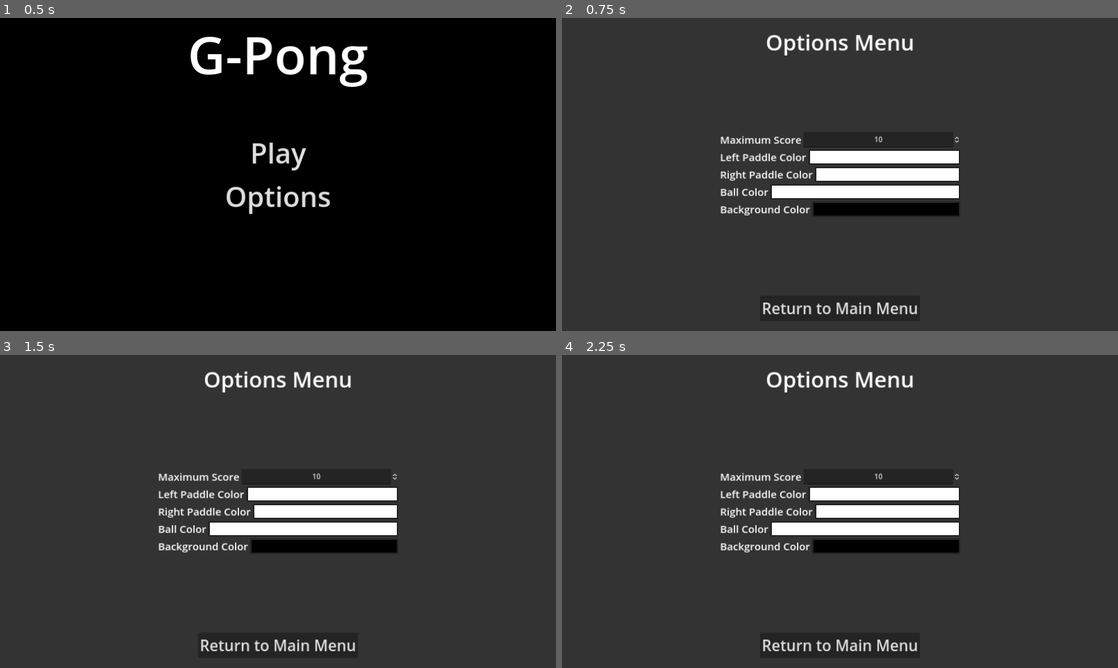
Above: before the commit, frames 1-4 (two rows, left to right).
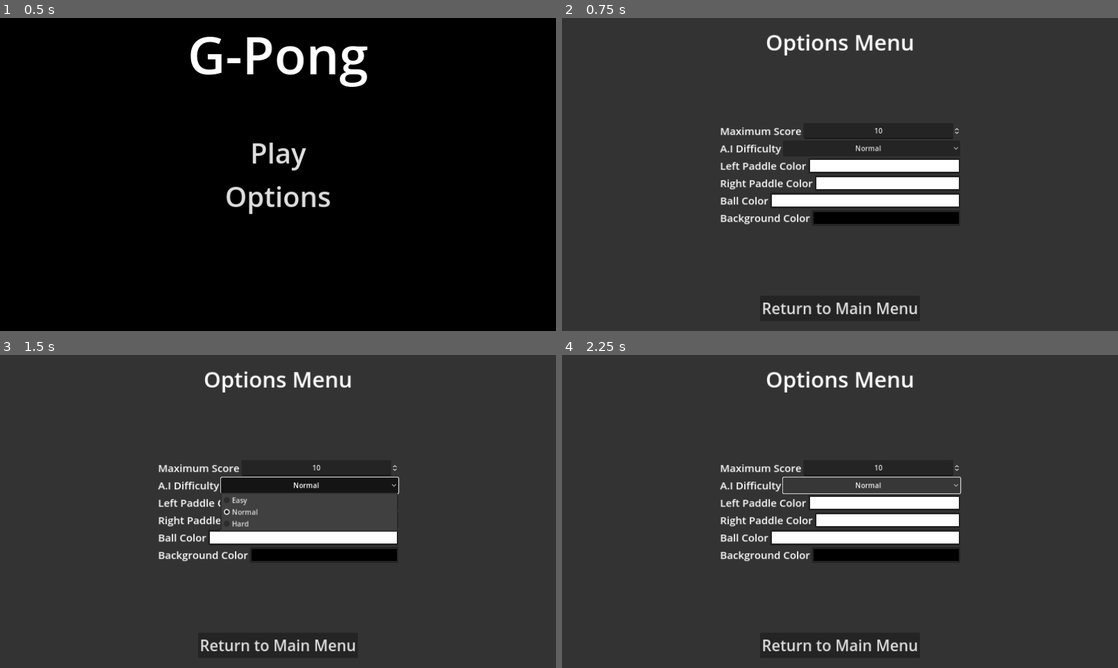
Above: after the commit, the same moments.

Repository: SimoneStarace/G-Pong
Game: Godot game, scene res://scenes/UI/start_menu.tscn
Two runs of this game, one before a commit and one after it. Both use one fixed random seed, a clock stepped at 60 frames per second and the inputs below.
Inputs (mouse positions are in pixels of both pictures, inside the frame that each line leads up to):
- Up to frame 1 (0.5 s): no input
- Up to frame 2 (0.75 s): click "Options" at 0.5 s
- Up to frame 3 (1.5 s): click (311, 486) at 1.25 s, where only the run after the commit has a clickable "Normal"
- Up to frame 4 (2.25 s): click (873, 486) at 2 s, where only the run after the commit has a clickable "Normal"

Frame 1 is identical in both runs. In frame 2, 7.1% of the frame differs, in the area x 28-72%, y 34-66%; in frame 3, 8.3%; in frame 4, 7.3%.

Commit message:
Add A.I difficulty option

Diff:
--- a/scenes/UI/option_menu.tscn
+++ b/scenes/UI/option_menu.tscn
@@ -59,9 +59,9 @@
 anchor_right = 0.5
 anchor_bottom = 0.5
 offset_left = -276.5
-offset_top = -129.5
+offset_top = -160.5
 offset_right = 276.5
-offset_bottom = 129.5
+offset_bottom = 160.5
 grow_horizontal = 2
 grow_vertical = 2
 alignment = 1
@@ -83,6 +83,29 @@
 value = 1.0
 rounded = true
 alignment = 1
+
+[node name="DifficultyOption" type="HBoxContainer" parent="Options"]
+layout_mode = 2
+alignment = 1
+
+[node name="Label" type="Label" parent="Options/DifficultyOption"]
+layout_mode = 2
+theme_override_font_sizes/font_size = 24
+text = "A.I Difficulty"
+vertical_alignment = 1
+
+[node name="OptionButton" type="OptionButton" parent="Options/DifficultyOption"]
+layout_mode = 2
+size_flags_horizontal = 3
+alignment = 1
+item_count = 3
+selected = 0
+popup/item_0/text = "Easy"
+popup/item_0/id = 0
+popup/item_1/text = "Normal"
+popup/item_1/id = 1
+popup/item_2/text = "Hard"
+popup/item_2/id = 2
 
 [node name="LeftPaddleOption" type="HBoxContainer" parent="Options"]
 layout_mode = 2
--- a/scripts/UI/option_menu.gd
+++ b/scripts/UI/option_menu.gd
@@ -1,6 +1,7 @@
 class_name OptionMenu extends Control
 
 @onready var _spin_box_score:SpinBox = $Options/ScoreOption/SpinBox
+@onready var _difficulty_list:OptionButton = $Options/DifficultyOption/OptionButton
 @onready var _left_color_picker:ColorPickerButton = $Options/LeftPaddleOption/ColorPickerButton
 @onready var _right_color_picker:ColorPickerButton = $Options/RightPaddleOption/ColorPickerButton
 @onready var _ball_color_picker:ColorPickerButton = $Options/BallOption/ColorPickerButton
@@ -8,6 +9,7 @@
 
 func _ready():
 	_spin_box_score.value = OptionManager._max_score
+	_difficulty_list.select(OptionManager._difficulty)
 	# Set the colors
 	_left_color_picker.color = OptionManager._left_paddle_color
 	_right_color_picker.color = OptionManager._right_paddle_color
@@ -17,6 +19,10 @@
 	# Connect the signals
 	_spin_box_score.value_changed.connect(func(value:float):
 		OptionManager._max_score = int(value)
+	)
+
+	_difficulty_list.item_selected.connect(func(index:int):
+		OptionManager._difficulty = index
 	)
 
 	_left_color_picker.popup_closed.connect(func():
--- a/scripts/managers/option_manager.gd
+++ b/scripts/managers/option_manager.gd
@@ -1,6 +1,7 @@
 extends Node
 
 @export_range(1,100) var _max_score:int = 10
+@export_enum("Easy", "Normal", "Hard") var _difficulty:int = 1
 @export_category("Colors")
 @export_color_no_alpha var _left_paddle_color:Color = Color.WHITE
 @export_color_no_alpha var _right_paddle_color:Color = Color.WHITE
